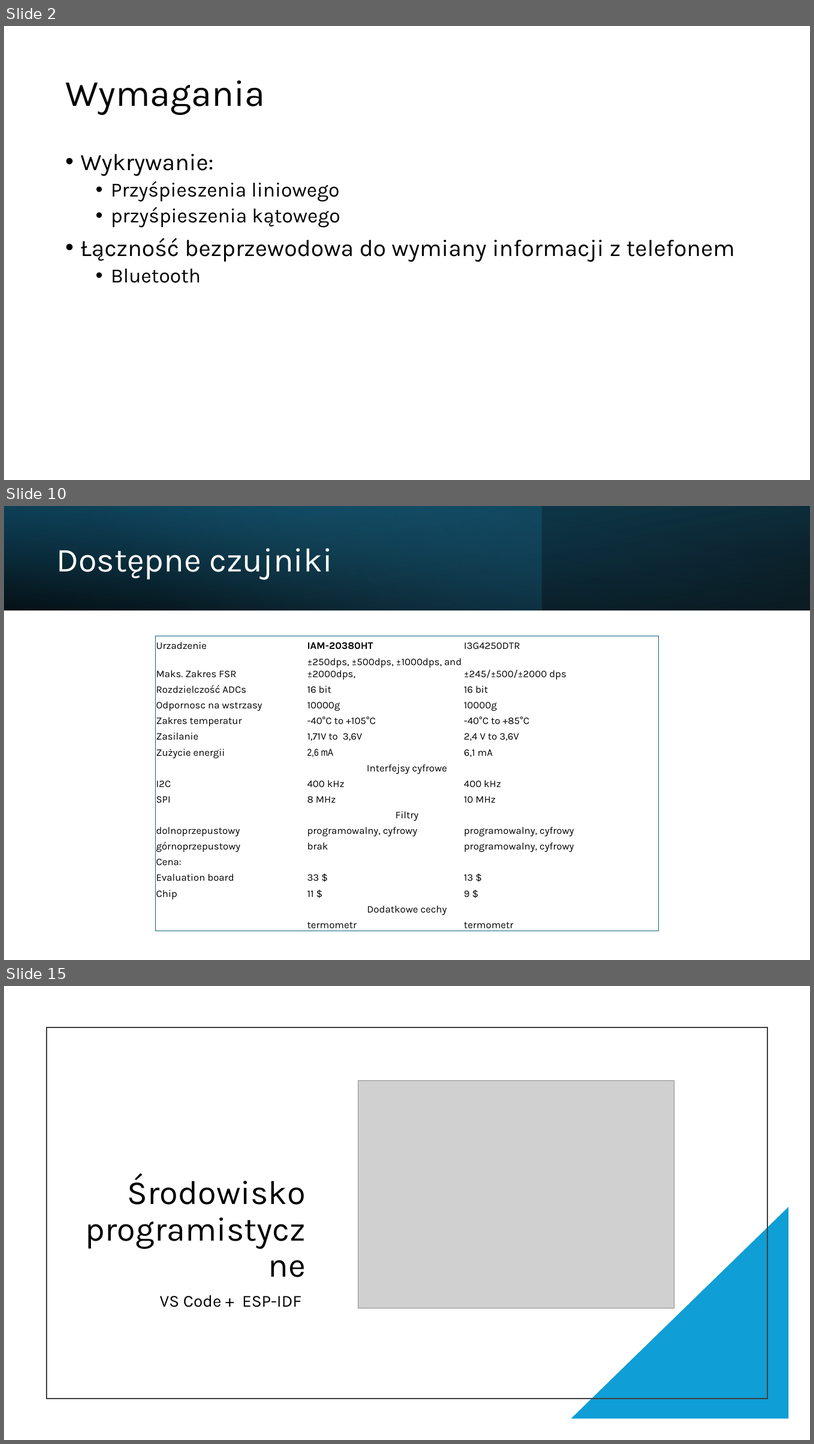
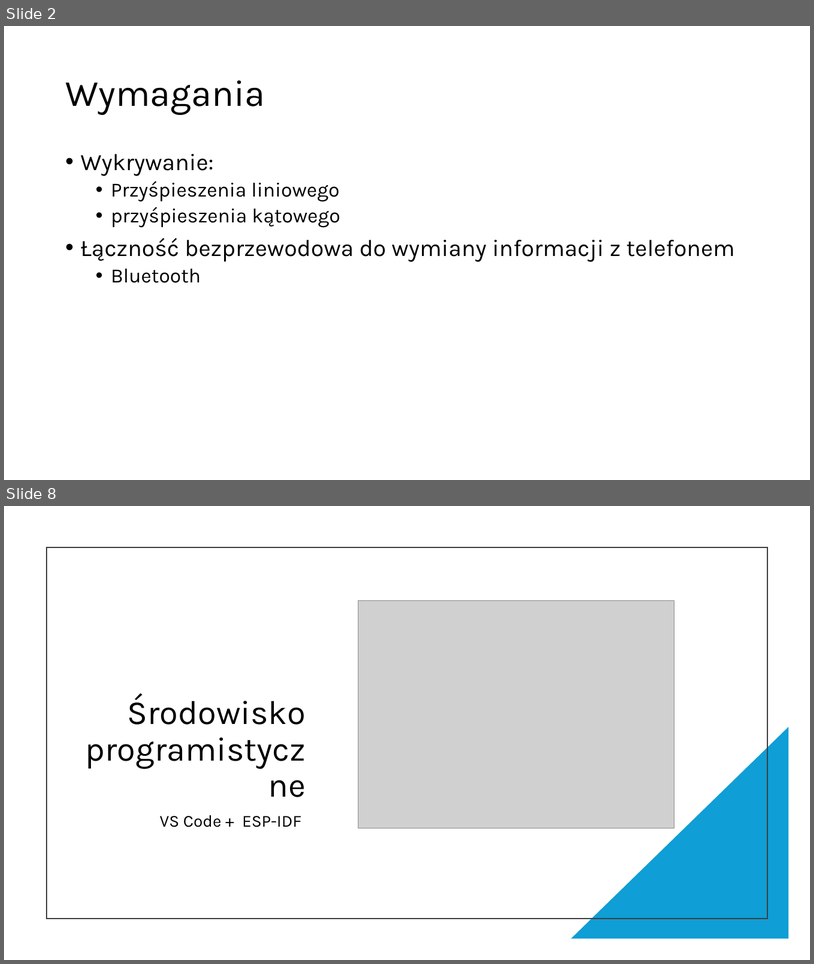
Before and after one commit to Szymek200/Smart-ball, a slide deck: Prezentacja/Smart-piłka_prez.pptx. Shown one above the other, each under a label of ours: slides 2, 10 and 15 before the commit, slides 2 and 8 after it; the slides between them are not shown. The pictures are 814x1444 and 814x964 pixels, drawn with LibreOffice and Linux fonts; fonts in the diff are those of the drawing; grey boxes stand for pictures. Boxes give left, top, right and bottom in pixels: in the first picture for what was removed or moved away, otherwise in the second. Text is boxed around its words. In the diff, an @@ line names an element or a change of style, - is before the commit and + after.

```diff
--- a/Prezentacja/Smart-piłka_prez.pptx
+++ b/Prezentacja/Smart-piłka_prez.pptx
@@ slide 10 removed at (4, 506, 810, 960), background #FFFFFF @@
@@ rectangle removed at (4, 506, 810, 610) @@
@@ rectangle removed at (4, 506, 542, 610) @@
@@ rectangle removed at (4, 506, 810, 610) @@
@@ title removed at (56, 548, 332, 580) @@
-Dostępne czujniki
@@ table removed at (156, 636, 659, 933), 18 rows, 3 columns @@
-Urzadzenie | IAM-20380HT | I3G4250DTR
-Maks. Zakres FSR | ±250dps, ±500dps, ±1000dps, and ±2000dps, | ±245/±500/±2000 dps
-Rozdzielczość ADCs | 16 bit | 16 bit
-Odpornosc na wstrzasy | 10000g | 10000g
-Zakres temperatur | -40°C to +105°C | -40°C to +85°C
-Zasilanie | 1,71V to 3,6V | 2,4 V to 3,6V
-Zużycie energii | 2,6 mA | 6,1 mA
-Interfejsy cyfrowe |  | 
-I2C | 400 kHz | 400 kHz
-SPI | 8 MHz | 10 MHz
-Filtry |  | 
-dolnoprzepustowy | programowalny, cyfrowy | programowalny, cyfrowy
-górnoprzepustowy | brak | programowalny, cyfrowy
-Cena: |  | 
-Evaluation board | 33 $ | 13 $
-Chip | 11 $ | 9 $
-Dodatkowe cechy |  | 
- | termometr | termometr
@@ what was slide 15 is now slide 8 @@
```
Also in this commit, not shown: 1 slide changed, 4 slides added, 10 other slides removed.
